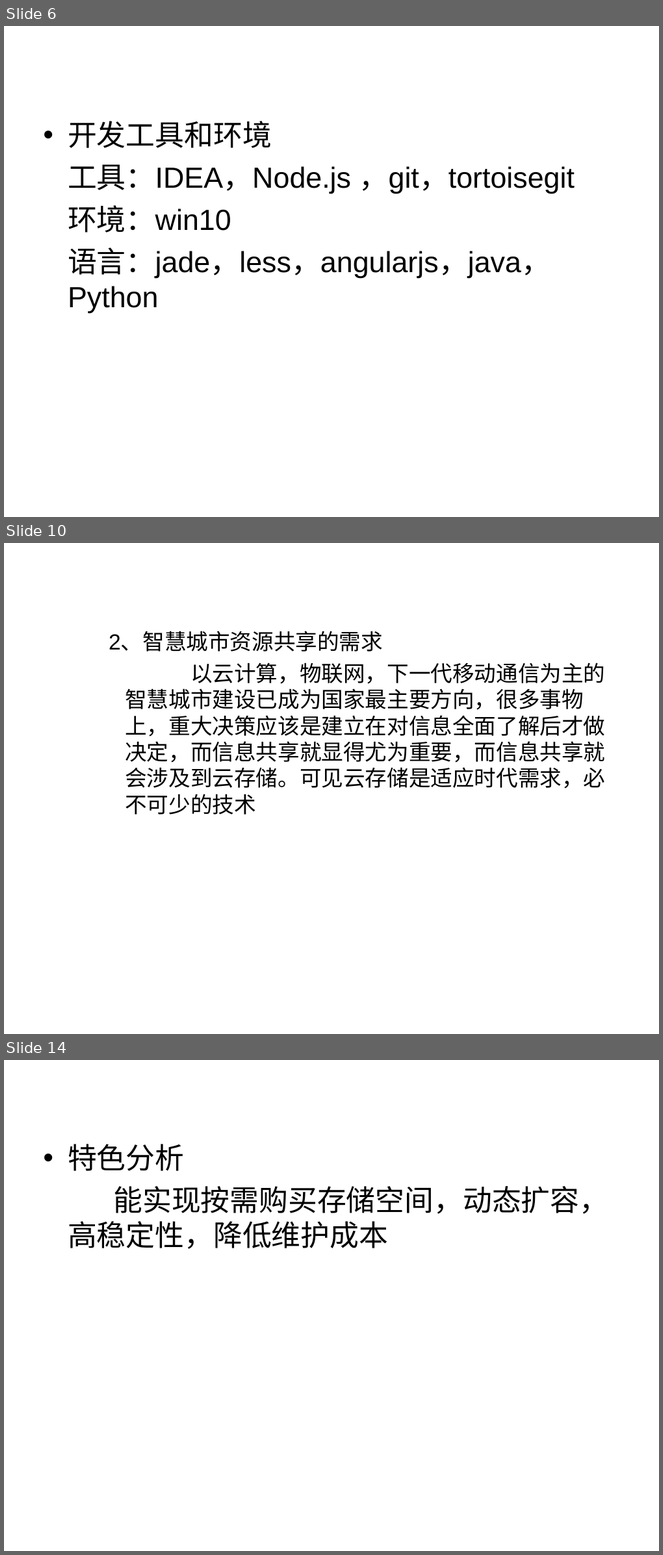
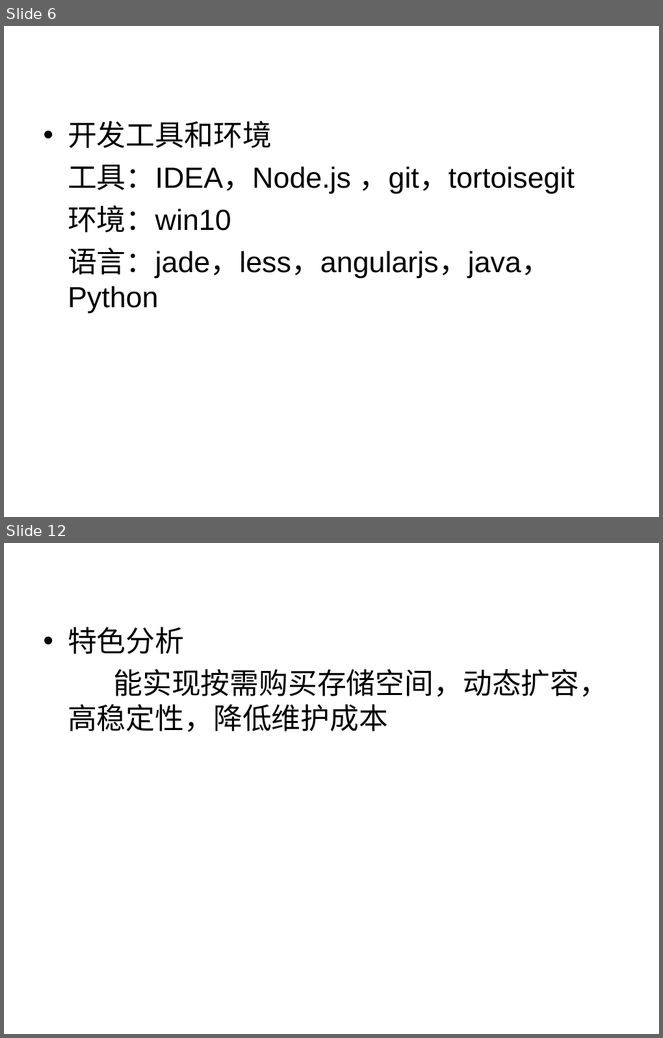
Before and after one commit to liaoliaoanxiao/mediumRepy, a slide deck: 中期答辩.ppt. Shown one above the other, each under a label of ours: slides 6, 10 and 14 before the commit, slides 6 and 12 after it; the slides between them are not shown. The pictures are 663x1555 and 663x1038 pixels, drawn with LibreOffice and Linux fonts; fonts in the diff are those of the drawing; background and template pictures are left out. Boxes give left, top, right and bottom in pixels: in the first picture for what was removed or moved away, otherwise in the second. Text is boxed around its words. In the diff, an @@ line names an element or a change of style, - is before the commit and + after.

```diff
--- a/中期答辩.ppt
+++ b/中期答辩.ppt
@@ slide 10 removed at [4,543,659,1034], background picture (left out) @@
@@ text removed at [109,632,605,815] @@
-    2、智慧城市资源共享的需求
-    以云计算，物联网，下一代移动通信为主的智慧城市建设已成为国家最主要方向，很多事物上，重大决策应该是建立在对信息全面了解后才做决定，而信息共享就显得尤为重要，而信息共享就会涉及到云存储。可见云存储是适应时代需求，必不可少的技术
@@ what was slide 14 is now slide 12 @@
```
Also in this commit, not shown: 5 slides changed, 1 slide added, 3 other slides removed, 1 other file.
